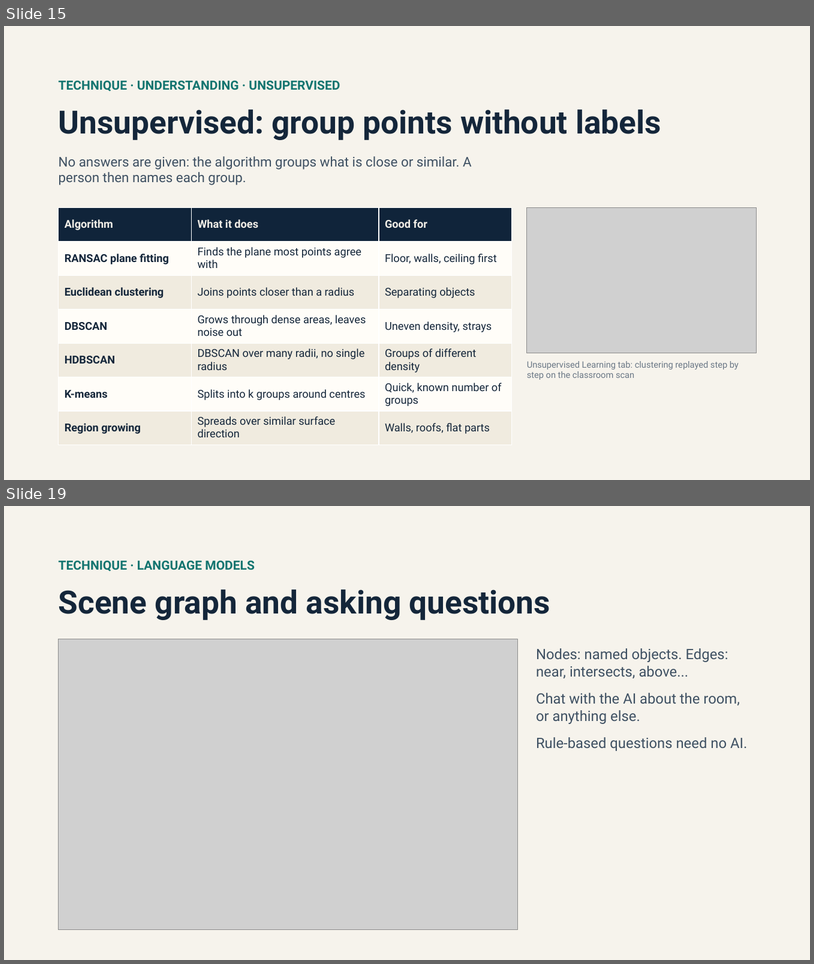
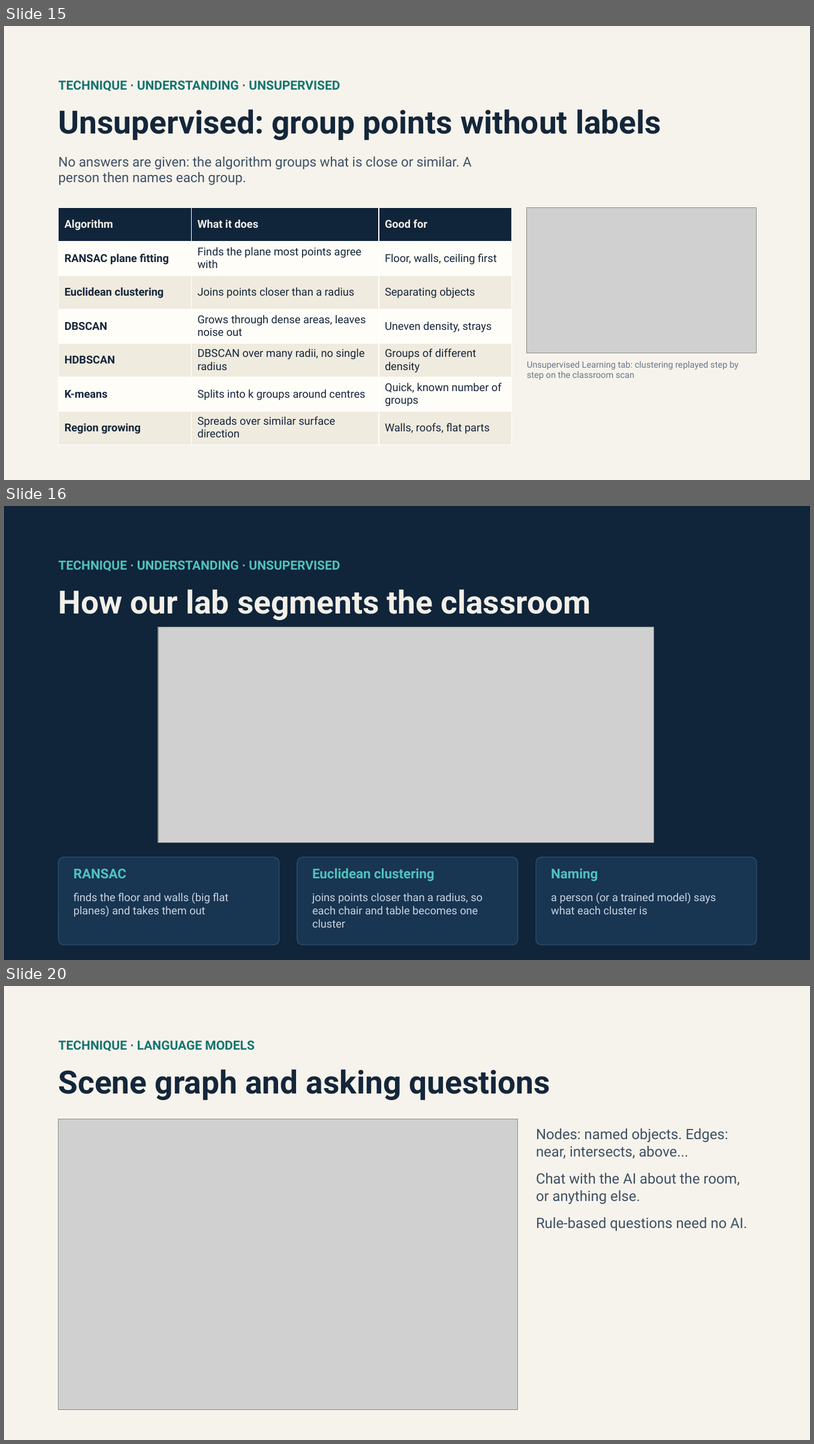
Before and after one commit to maninka123/lidar-learning-lab, a slide deck: presentation/LiDAR_Workshop_Slides.pptx. Shown one above the other, each under a label of ours: slides 15 and 19 before the commit, slides 15, 16 and 20 after it; the slides between them are not shown. The pictures are 814x964 and 814x1444 pixels, drawn with LibreOffice and Linux fonts; fonts in the diff are those of the drawing; grey boxes stand for pictures. Boxes give left, top, right and bottom in pixels: in the first picture for what was removed or moved away, otherwise in the second. Text is boxed around its words. In the diff, an @@ line names an element or a change of style, - is before the commit and + after.

Commit message:
Slides: fix learning slides formatting, use figures from our own segmentation

```diff
--- a/presentation/LiDAR_Workshop_Slides.pptx
+++ b/presentation/LiDAR_Workshop_Slides.pptx
@@ slide 16 added at bbox=[4, 506, 810, 960], background #10243A @@
@@ text added at bbox=[59, 561, 340, 571], 15 pt, text #4FC3BD, bold @@
+TECHNIQUE · UNDERSTANDING · UNSUPERVISED
@@ text added at bbox=[59, 589, 591, 620], 38 pt, text #F2EFE8, bold @@
+How our lab segments the classroom
@@ picture added at bbox=[158, 627, 654, 843] @@
@@ rounded rectangle added at bbox=[59, 857, 279, 945], fill #183552, outline #2B4D70 1 pt @@
@@ rounded rectangle added at bbox=[297, 857, 518, 945], fill #183552, outline #2B4D70 1 pt @@
@@ rounded rectangle added at bbox=[536, 857, 757, 945], fill #183552, outline #2B4D70 1 pt @@
@@ text added at bbox=[74, 868, 126, 878], 16 pt, text #4FC3BD, bold @@
+RANSAC
@@ text added at bbox=[312, 868, 435, 881], 16 pt, text #4FC3BD, bold @@
+Euclidean clustering
@@ text added at bbox=[551, 868, 598, 881], 16 pt, text #4FC3BD, bold @@
+Naming
@@ text added at bbox=[74, 892, 228, 916], 13 pt, text #C9D4E0 @@
+finds the floor and walls (big flat planes) and takes them out
@@ text added at bbox=[312, 892, 483, 927], 13 pt, text #C9D4E0 @@
+joins points closer than a radius, so each chair and table becomes one cluster
@@ text added at bbox=[551, 892, 716, 914], 13 pt, text #C9D4E0 @@
+a person (or a trained model) says what each cluster is
@@ what was slide 19 is now slide 20 @@
```
Also in this commit, not shown: 10 slides changed, 1 slide removed, 2 other files.
